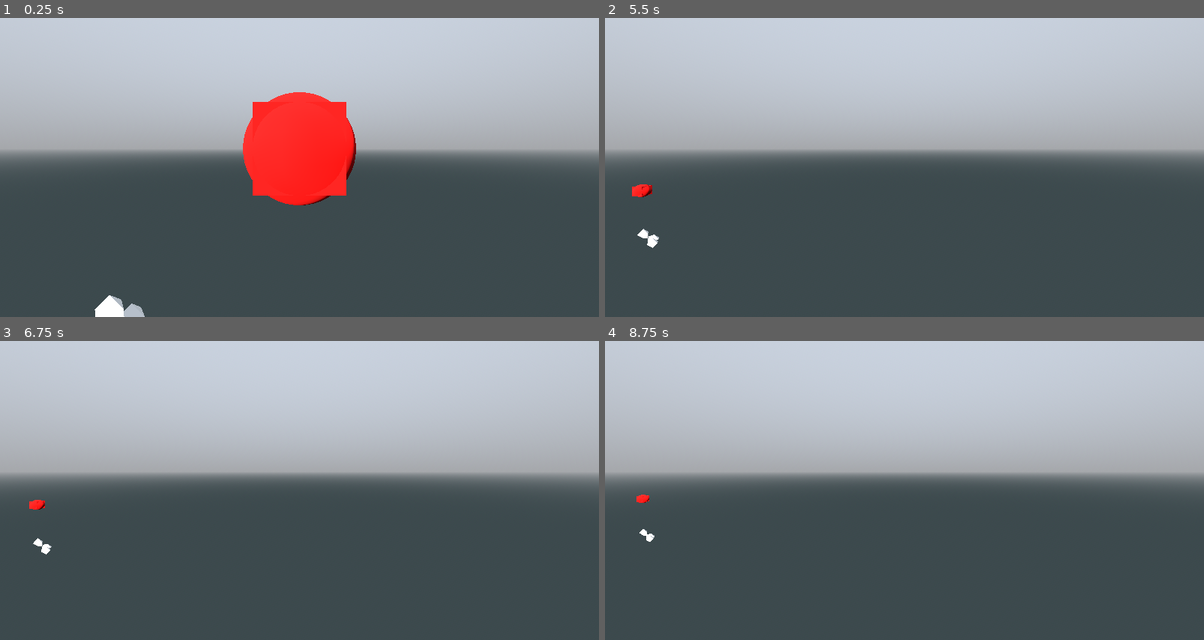
Above: before the commit, frames 1-4 (two rows, left to right).
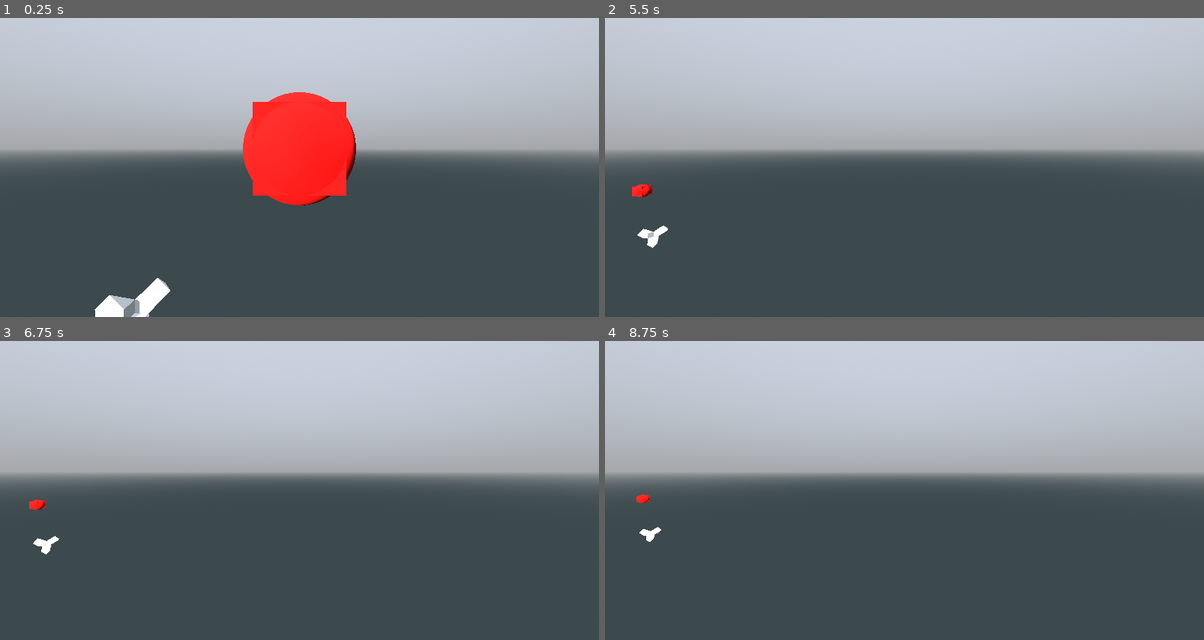
Above: after the commit, the same moments.

Repository: pixerhp/Hatchetflair
Game: Godot game, scene res://topscenes/gameplay_topscene.tscn
The game is run twice, just before and just after one commit, with the same random seed, the same clock (stepped at 60 frames per second) and the same inputs.
Inputs (mouse positions are in pixels of both pictures, inside the frame that each line leads up to):
- Up to frame 1 (0.25 s): no input
- Up to frame 2 (5.5 s): tap Enter at 0.5, 2, 3.5 s; move the mouse to (1036, 131) at 0.52 s; hold D (move_right) 0.53-1.28 s; hold Shift (speed_faster) 0.53-1.28 s; click (1036, 131) at 0.67 s; tap Space (move_jump_up) at 1.25, 2.75, 4.25 s; move the mouse to (784, 164) at 1.27 s; hold S (move_backwards) 1.28-2.03 s; tap Ctrl (speed_slower) at 1.35, 2.85, 4.35 s; move the mouse to (964, 74) at 2.02 s; hold D (move_right) 2.03-2.78 s; hold Shift (speed_faster) 2.03-2.78 s; move the mouse to (874, 215) at 2.77 s; hold W (move_forwards) 2.78-3.53 s; click (874, 215) at 2.92 s; move the mouse to (1084, 200) at 3.52 s; hold Shift (speed_faster) 3.53-4.28 s; hold A (move_left) 3.53-5.03 s; move the mouse to (724, 98) at 4.27 s; move the mouse to (934, 149) at 5.02 s; hold S (move_backwards) from 5.03 s (still down); hold Shift (speed_faster) from 5.03 s (still down); click (934, 149) at 5.17 s
- Up to frame 3 (6.75 s): move the mouse to (209, 388) at 5.77 s; release S (move_backwards) at 5.78 s; release Shift (speed_faster) at 5.78 s; hold D (move_right) 5.78-6.53 s; tap Ctrl (speed_slower) at 5.85 s; move the mouse to (431, 454) at 6.52 s; hold W (move_forwards) from 6.53 s (still down); hold Shift (speed_faster) from 6.53 s (still down)
- Up to frame 4 (8.75 s): move the mouse to (784, 487) at 7.27 s; release W (move_forwards) at 7.28 s; release Shift (speed_faster) at 7.28 s; hold D (move_right) 7.28-8.03 s; tap Ctrl (speed_slower) at 7.35 s; click (784, 487) at 7.42 s; move the mouse to (964, 397) at 8.02 s; hold S (move_backwards) from 8.03 s (still down); hold Shift (speed_faster) from 8.03 s (still down)

The runs differ from the first frame. In frame 1, 0.5% of the frame differs, in the area x 18-29%, y 86-100%; in frame 2, less than 0.1%; in frame 3, less than 0.1%; in frame 4, less than 0.1%.

Commit message:
Add remaining march_ang pattern data

Diff:
--- a/scripts/autoloaded/tchunks_utils.gd
+++ b/scripts/autoloaded/tchunks_utils.gd
@@ -119,13 +119,13 @@
 	[[18,14,4, 18,4,13], [18,13,5, 18,5,2], [18,3,6, 18,6,14], [18,2,3], [], [], [], []],
 	[[14,3,13, 14,13,12, 14,12,1], [13,5,2, 13,2,12], [], [], [], [], [11,14,6, 11,9,14], []],
 	[[4,0,14, 19,0,12, 19,12,1, 19,1,14], [], [], [2,7,12, 22,7,16, 22,16,3, 22,3,12], [], [], [11,9,16, 25,9,14, 25,14,6, 25,6,16], []],
-	[[4,13,14, 18,14,13], [13,5,18, 15,18,5], [14,18,6, 16,6,18], [18,15,16, 7,16,15], [], [], [], []], # 1111
+	[[4,13,14, 18,14,13], [13,5,18, 15,18,5], [14,18,6, 16,6,18], [18,15,16, 7,16,15], [], [], [], []], # 1111 simple
 	[[], [18,5,2], [18,3,6], [18,2,3], [18,9,8], [18,8,5], [18,6,9], []], # the hexagon
 
-	[[], [], [], [], [], [], [], []],
-	[[], [], [], [], [], [], [], []],
-	[[], [], [], [], [], [], [], []],
-	[[], [], [], [], [], [], [], []],
+	[[18,14,4], [18,15,2], [18,3,6, 18,6,14], [18,2,3], [18,4,8], [18,8,10, 18,10,15], [], []], # beautiful symmetry
+	[[1,14,12, 18,12,14, 14,4,18, 13,18,4], [12,18,2, 15,2,18, 18,13,15, 5,15,13], [], [], [], [], [9,14,17, 18,17,14, 14,6,18, 16,18,6], [17,18,10, 15,10,18, 18,16,15, 7,15,16]], # extruded + sign
+	[[13,18,4, 14,4,18], [5,15,13, 18,13,15], [18,16,14, 6,14,16], [18,15,16, 16,15,3, 2,3,15], [], [], [], [7,15,16, 16,15,11, 10,11,15]], # intersecting rects
+	[[18,12,1, 18,1,14, 18,13,0, 18,0,12, 18,14,4, 18,4,13], [], [], [18,12,2, 18,2,15, 18,16,3, 18,3,12, 18,15,7, 18,7,16], [], [18,17,10, 18,10,15, 18,13,8, 18,8,17, 18,15,5, 18,5,13], [18,17,9, 18,9,14, 18,16,11, 18,11,17, 18,14,6, 18,6,16], []], # maximum ambiguity
 ]
 
 var ts_march_ang_inds: Array = [
--- a/scripts/tchunks_manager.gd
+++ b/scripts/tchunks_manager.gd
@@ -214,8 +214,10 @@
 	test_chunk.tile_shapes.fill(TILE_SHAPE.EMPTY)
 	#test_chunk.randomize_tiles()
 	test_chunk.tile_shapes[273] = TILE_SHAPE.MARCH_ANG
+	test_chunk.tile_shapes[290] = TILE_SHAPE.MARCH_ANG
 	test_chunk.tile_shapes[530] = TILE_SHAPE.MARCH_ANG
 	test_chunk.tile_shapes[545] = TILE_SHAPE.MARCH_ANG
+
 
 	#test_chunk.tile_shapes[test_chunk.tile_shapes.size() - 1] = TILE_SHAPE.MARCH_ANG
 
